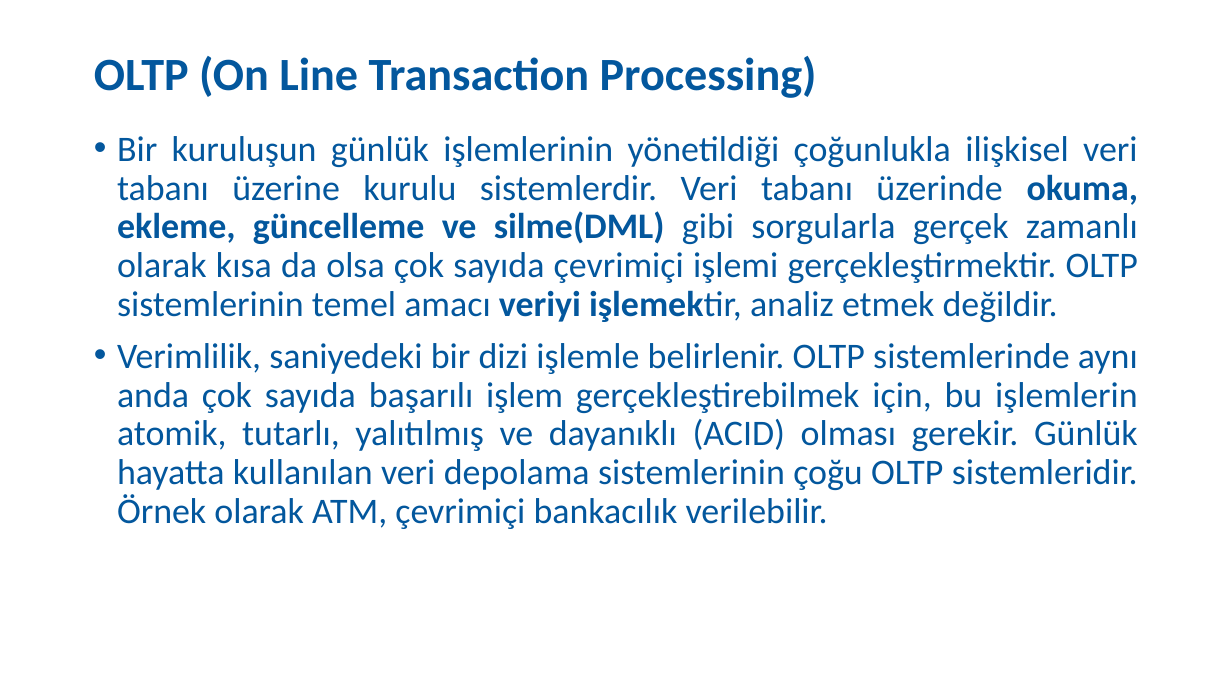
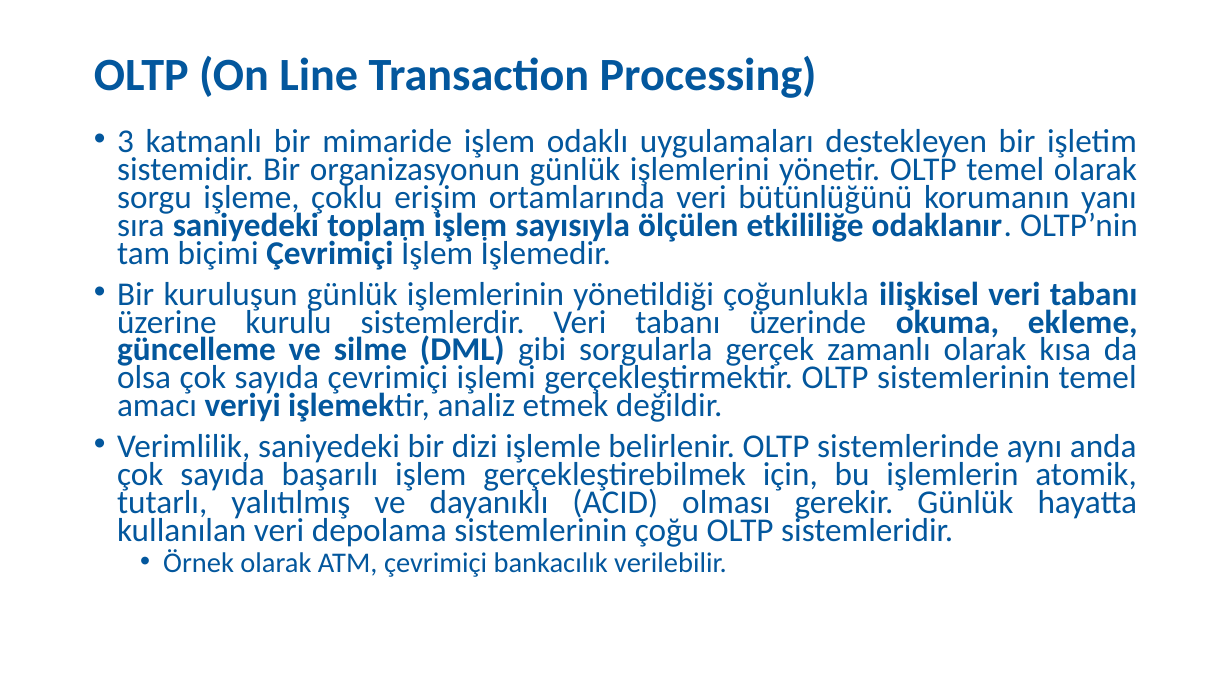
Before and after one commit to SevdanurGENC/Data-Modeling-Techniques-Lecture-Notes, a slide deck: slide 40 of Slides/VeriModellemeTeknikleri02Gun.pptx (slide 8 before the commit). Drawn at 1232x693 pixels with LibreOffice and Linux fonts; fonts in the diff are those of the drawing. Boxes give left, top, right and bottom in pixels: in the first picture for what was removed or moved away, otherwise in the second. Text is boxed around its words. In the diff, an @@ line names an element or a change of style, - is before the commit and + after.

```diff
--- a/Slides/VeriModellemeTeknikleri02Gun.pptx
+++ b/Slides/VeriModellemeTeknikleri02Gun.pptx
@@ text at bbox=[117, 129, 1138, 577]: text changed; size 28 to 25.9 pt @@
-• Bir kuruluşun günlük işlemlerinin yönetildiği çoğunlukla ilişkisel veri tabanı üzerine kurulu sistemlerdir. Veri tabanı üzerinde okuma, ekleme, güncelleme ve silme(DML) gibi sorgularla gerçek zamanlı olarak kısa da olsa çok sayıda çevrimiçi işlemi gerçekleştirmektir. OLTP sistemlerinin temel amacı veriyi işlemektir, analiz etmek değildir.
-• Verimlilik, saniyedeki bir dizi işlemle belirlenir. OLTP sistemlerinde aynı anda çok sayıda başarılı işlem gerçekleştirebilmek için, bu işlemlerin atomik, tutarlı, yalıtılmış ve dayanıklı (ACID) olması gerekir. Günlük hayatta kullanılan veri depolama sistemlerinin çoğu OLTP sistemleridir. Örnek olarak ATM, çevrimiçi bankacılık verilebilir.
+• 3 katmanlı bir mimaride işlem odaklı uygulamaları destekleyen bir işletim sistemidir. Bir organizasyonun günlük işlemlerini yönetir. OLTP temel olarak sorgu işleme, çoklu erişim ortamlarında veri bütünlüğünü korumanın yanı sıra saniyedeki toplam işlem sayısıyla ölçülen etkililiğe odaklanır. OLTP’nin tam biçimi Çevrimiçi İşlem İşlemedir.
+• Bir kuruluşun günlük işlemlerinin yönetildiği çoğunlukla ilişkisel veri tabanı üzerine kurulu sistemlerdir. Veri tabanı üzerinde okuma, ekleme, güncelleme ve silme (DML) gibi sorgularla gerçek zamanlı olarak kısa da olsa çok sayıda çevrimiçi işlemi gerçekleştirmektir. OLTP sistemlerinin temel amacı veriyi işlemektir, analiz etmek değildir.
+• Verimlilik, saniyedeki bir dizi işlemle belirlenir. OLTP sistemlerinde aynı anda çok sayıda başarılı işlem gerçekleştirebilmek için, bu işlemlerin atomik, tutarlı, yalıtılmış ve dayanıklı (ACID) olması gerekir. Günlük hayatta kullanılan veri depolama sistemlerinin çoğu OLTP sistemleridir.
+  • Örnek olarak ATM, çevrimiçi bankacılık verilebilir.
```
Also in this commit, not shown: 14 other slides changed, 85 slides added, 14 slides removed.
